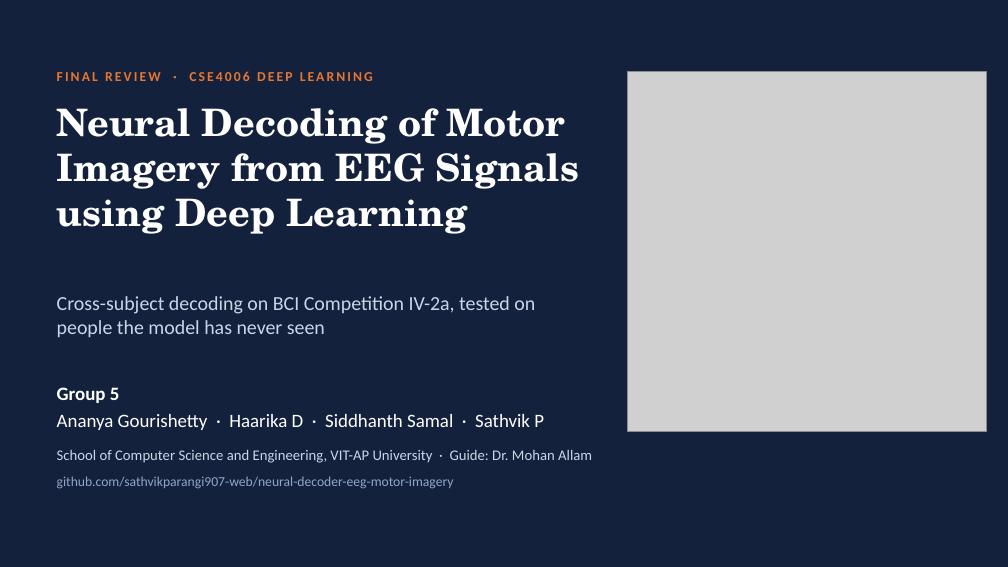
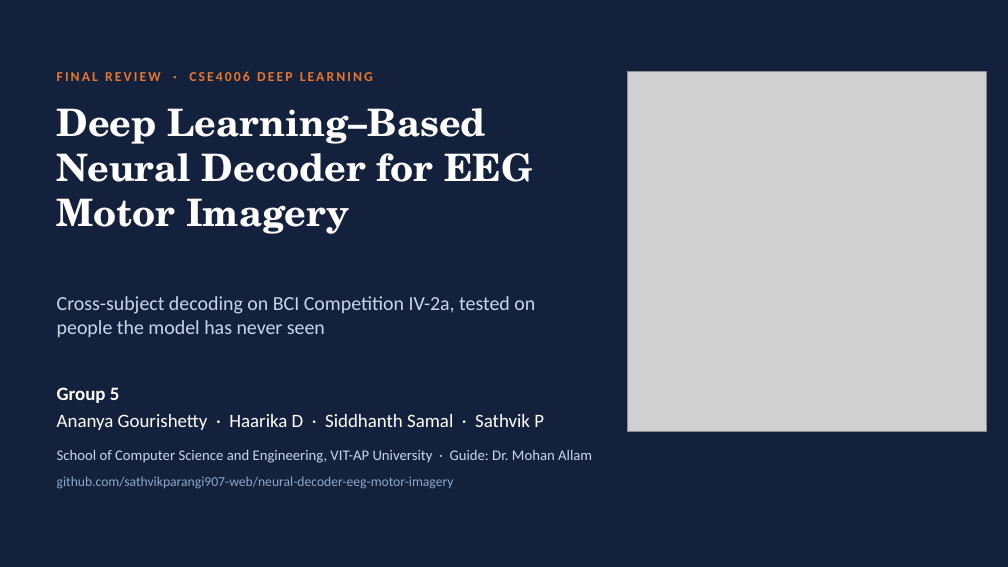
Before and after one commit to sathvikparangi907-web/neural-decoder-eeg-motor-imagery, a slide deck: slide 1 of Neural Decoder using EEG & Motor Imagery/Review3_Final_Presentation.pptx. Drawn at 1008x567 pixels with LibreOffice and Linux fonts; fonts in the diff are those of the drawing; grey boxes stand for pictures. Boxes give left, top, right and bottom in pixels: in the first picture for what was removed or moved away, otherwise in the second. Text is boxed around its words. In the diff, an @@ line names an element or a change of style, - is before the commit and + after.

Commit message:
One project title everywhere: Deep Learning-Based Neural Decoder for EEG Motor Imagery

```diff
--- a/Neural Decoder using EEG & Motor Imagery/Review3_Final_Presentation.pptx
+++ b/Neural Decoder using EEG & Motor Imagery/Review3_Final_Presentation.pptx
@@ text at bbox=[57, 108, 533, 234]: text changed @@
-Neural Decoding of Motor Imagery from EEG Signals using Deep Learning
+Deep Learning–Based Neural Decoder for EEG Motor Imagery
```
Also in this commit, not shown: 20 other slides changed, 10 other files.
